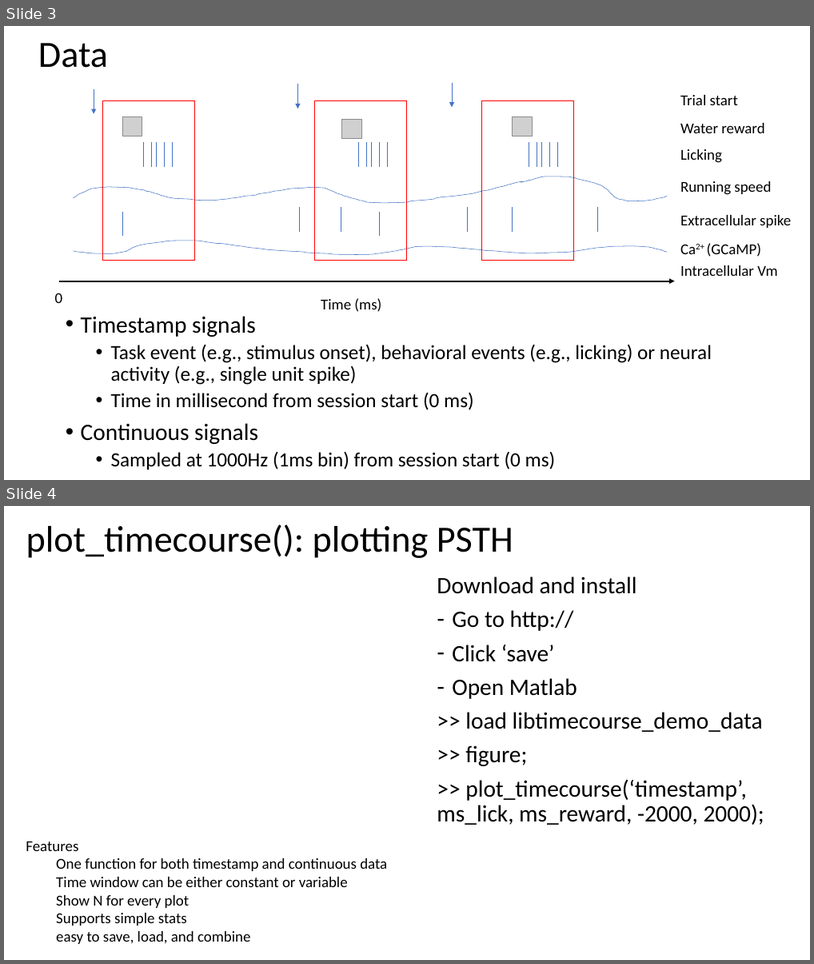
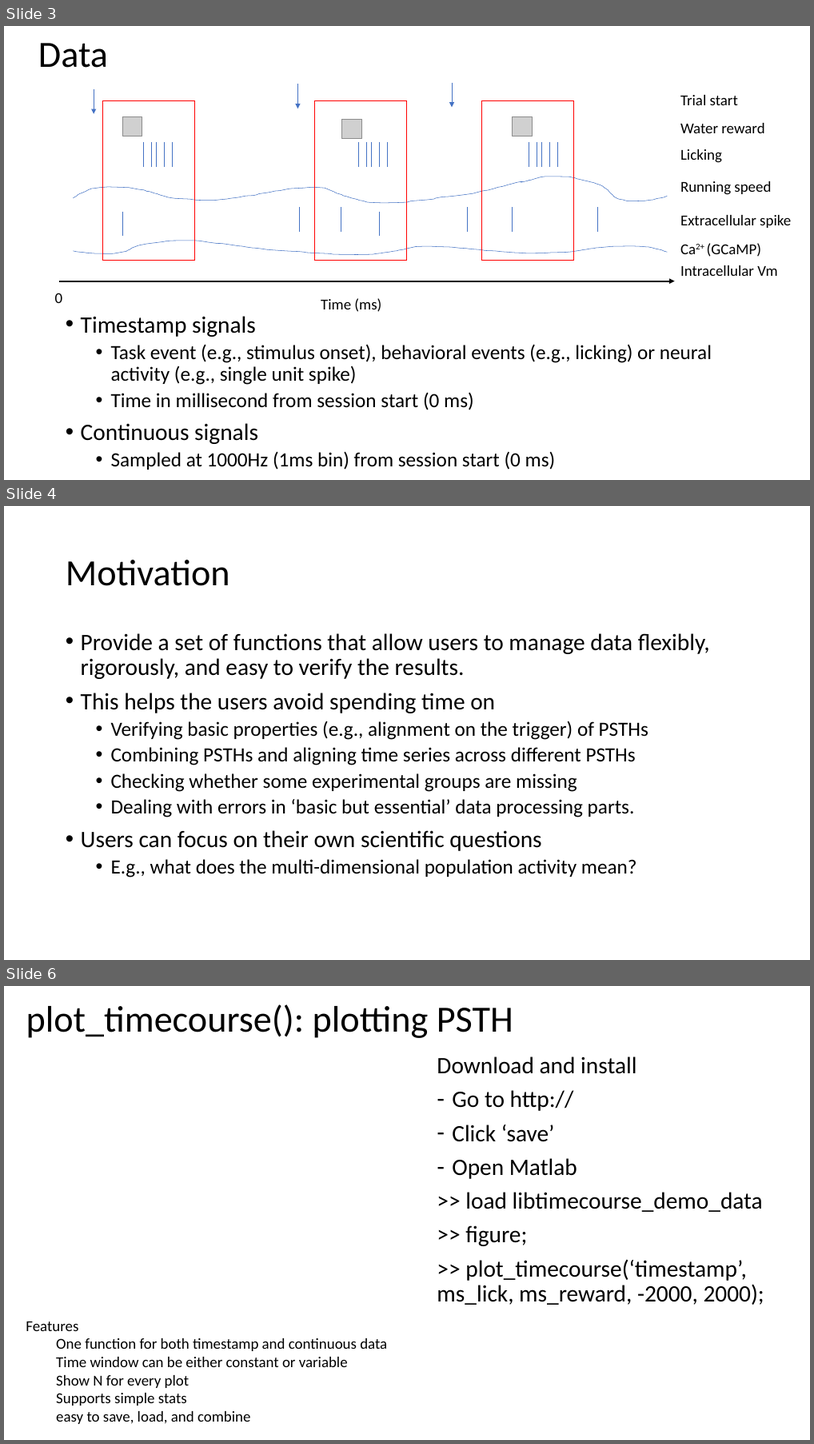
Before and after one commit to HRKimLab/libkm, a slide deck: A Matlab toolbox for single unit analysis_v2.pptx. Shown one above the other, each under a label of ours: slides 3 and 4 before the commit, slides 3, 4 and 6 after it; the slides between them are not shown. The pictures are 814x964 and 814x1444 pixels, drawn with LibreOffice and Linux fonts; fonts in the diff are those of the drawing; grey boxes stand for pictures. Boxes give left, top, right and bottom in pixels: in the first picture for what was removed or moved away, otherwise in the second. Text is boxed around its words. In the diff, an @@ line names an element or a change of style, - is before the commit and + after.

```diff
--- a/A Matlab toolbox for single unit analysis_v2.pptx
+++ b/A Matlab toolbox for single unit analysis_v2.pptx
@@ slide 4 added at [4,506,810,960], background #FFFFFF @@
@@ title added at [66,560,230,586], 44 pt, text #000000 @@
+Motivation
@@ text added at [81,633,710,877], 24 pt, text #000000 @@
+• Provide a set of functions that allow users to manage data flexibly, rigorously, and easy to verify the results.
+• This helps the users avoid spending time on
+  • Verifying basic properties (e.g., alignment on the trigger) of PSTHs
+  • Combining PSTHs and aligning time series across different PSTHs
+  • Checking whether some experimental groups are missing
+  • Dealing with errors in ‘basic but essential’ data processing parts.
+• Users can focus on their own scientific questions
+  • E.g., what does the multi-dimensional population activity mean?
@@ what was slide 4 is now slide 6 @@
```
Also in this commit, not shown: 1 other slide added, 4 other files.
